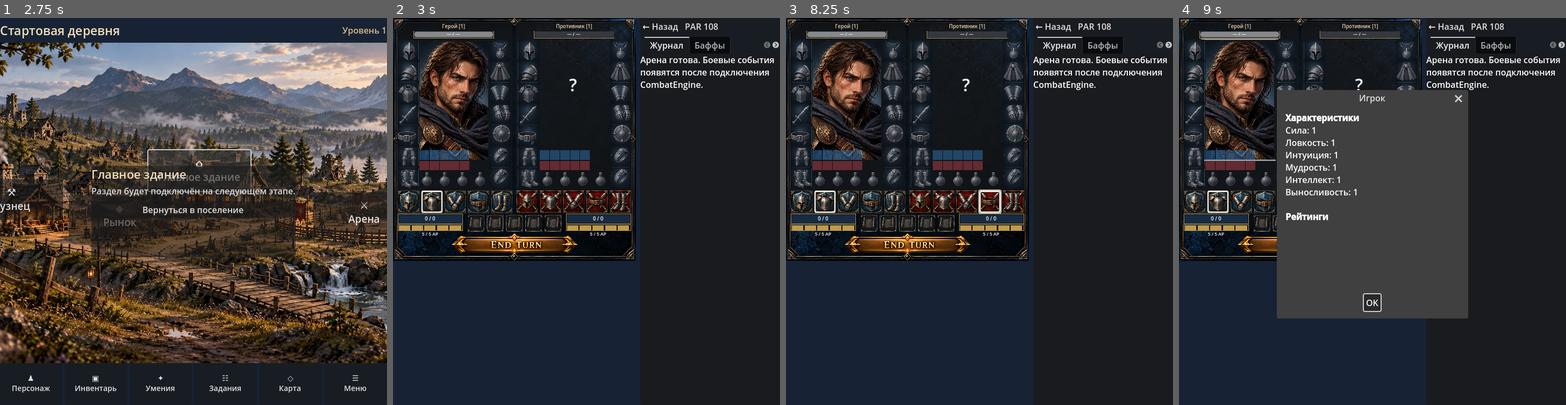
Above: before the commit, frames 1-4 (left to right).
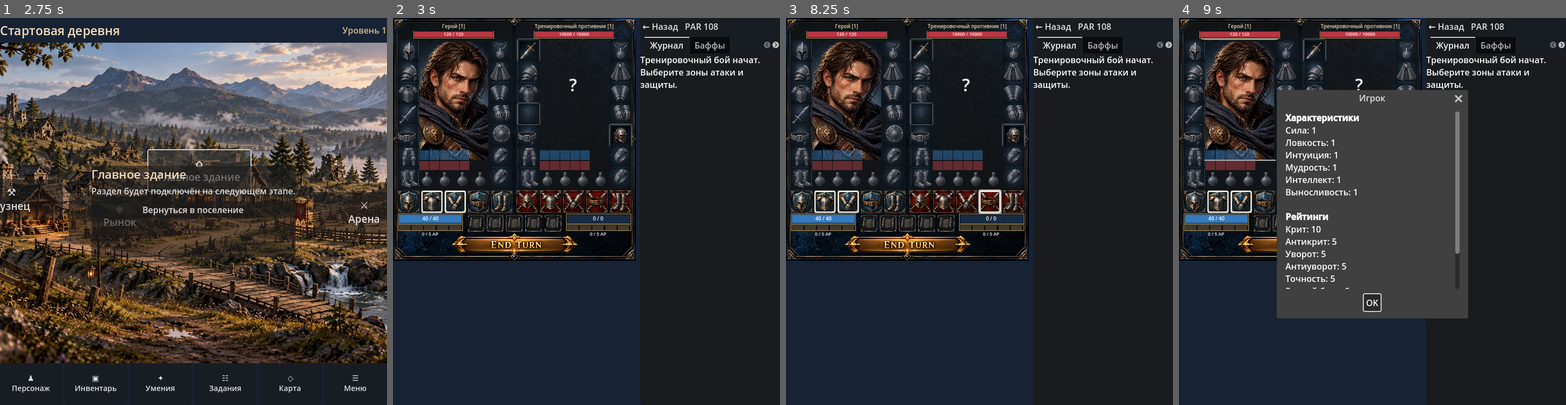
Above: after the commit, the same moments.

Repository: Archoniou1987/Battle-of-Artheon
Game: Godot game, scene res://scenes/main/main.tscn
Two runs of this game, one before a commit and one after it. Both use one fixed random seed, a clock stepped at 60 frames per second and the inputs below.
Inputs (mouse positions are in pixels of both pictures, inside the frame that each line leads up to):
- Up to frame 1 (2.75 s): click "⚒ Кузнец" at 0.5 s; click "◆ Рынок" at 1.25 s; click "⌂ Главное здание" at 2 s
- Up to frame 2 (3 s): click "⚔ Арена" at 2.75 s
- Up to frame 3 (8.25 s): click "♟ Персонаж" at 3.5 s; click "▣ Инвентарь" at 4.25 s; click "✦ Умения" at 5 s; click "☷ Задания" at 5.75 s; click "◇ Карта" at 6.5 s; click "☰ Меню" at 7.25 s; click "Вернуться в поселение" at 8 s
- Up to frame 4 (9 s): click (1240, 99) at 8.77 s

Frame 1 is identical in both runs. In frame 2, 2.9% of the frame differs, in the area x 1-99%, y 1-57%; in frame 3, 2.9%; in frame 4, 3.3%, in the area x 1-99%, y 1-70%.
Error before the commit: Invalid access to property or key 'hp' on a base object of type 'Nil'. (res://ui/arena/arena_screen.gd:789)

Commit message:
balance: unify rating matrix at 10% level 1 and 1% level 100 per 100 rating

Diff:
--- a/core/parameters/rating_matrix.gd
+++ b/core/parameters/rating_matrix.gd
@@ -17,7 +17,7 @@
 	if not config is Dictionary:
 		push_error("RatingMatrix: invalid configuration")
 		return NAN
-	var expected := {"version":1, "reference_rating":100, "minimum_level":1, "maximum_level":100, "percent_at_level_1":20, "percent_at_level_100":2.5}
+	var expected := {"version":1, "reference_rating":100, "minimum_level":1, "maximum_level":100, "percent_at_level_1":10, "percent_at_level_100":1}
 	for key in expected:
 		if not config.has(key) or not _number(config[key]) or float(config[key]) != float(expected[key]):
 			push_error("RatingMatrix: invalid v1 configuration: " + key)
@@ -26,7 +26,7 @@
 		push_error("RatingMatrix: unsupported interpolation")
 		return NAN
 	var fraction := (float(level) - 1.0) / 99.0
-	return float(rating) / 100.0 * lerpf(20.0, 2.5, fraction)
+	return float(rating) / 100.0 * lerpf(10.0, 1.0, fraction)
 
 static func _number(value: Variant) -> bool:
 	return (value is int or value is float) and is_finite(float(value))
